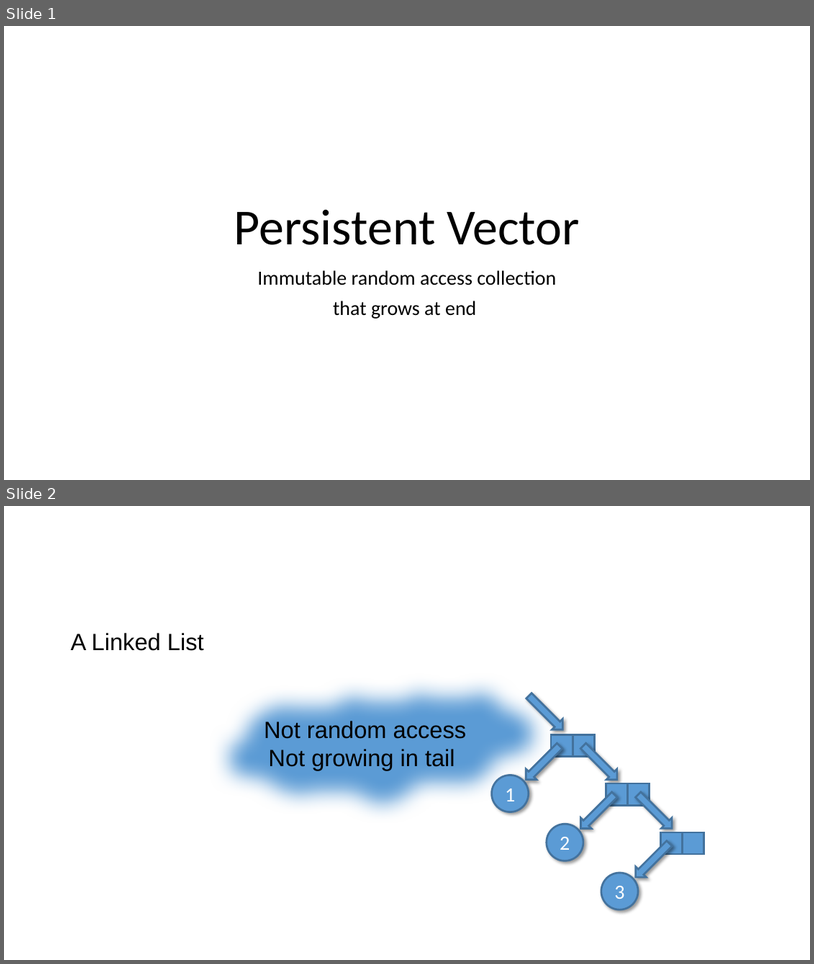
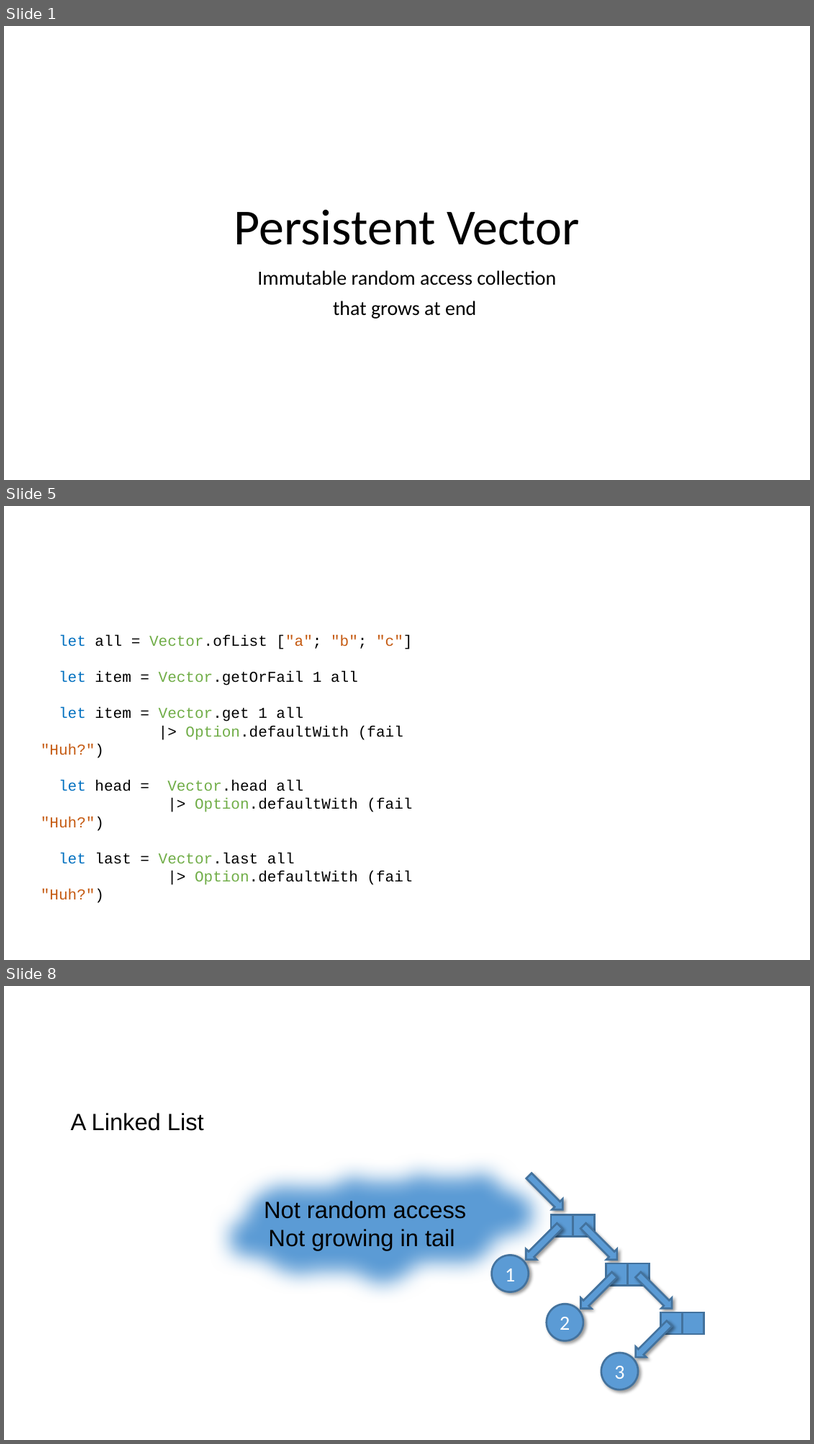
Before and after one commit to stefanvstein/fsgrit, a slide deck: vector.pptx. Shown one above the other, each under a label of ours: slides 1 and 2 before the commit, slides 1, 5 and 8 after it; the slides between them are not shown. The pictures are 814x964 and 814x1444 pixels, drawn with LibreOffice and Linux fonts; fonts in the diff are those of the drawing. Boxes give left, top, right and bottom in pixels: in the first picture for what was removed or moved away, otherwise in the second. Text is boxed around its words. In the diff, an @@ line names an element or a change of style, - is before the commit and + after.

```diff
--- a/vector.pptx
+++ b/vector.pptx
@@ slide 5 added at [4,506,810,960], background #FFFFFF @@
@@ text added at [41,635,412,864], 18 pt, text #000000 @@
+let all = Vector.ofList ["a"; "b"; "c"]
+let item = Vector.getOrFail 1 all
+let item = Vector.get 1 all
+|> Option.defaultWith (fail "Huh?")
+let head = Vector.head all
+|> Option.defaultWith (fail "Huh?")
+let last = Vector.last all
+|> Option.defaultWith (fail "Huh?")
@@ what was slide 2 is now slide 8 @@
```
Also in this commit, not shown: 5 other slides added, 2 other files.
